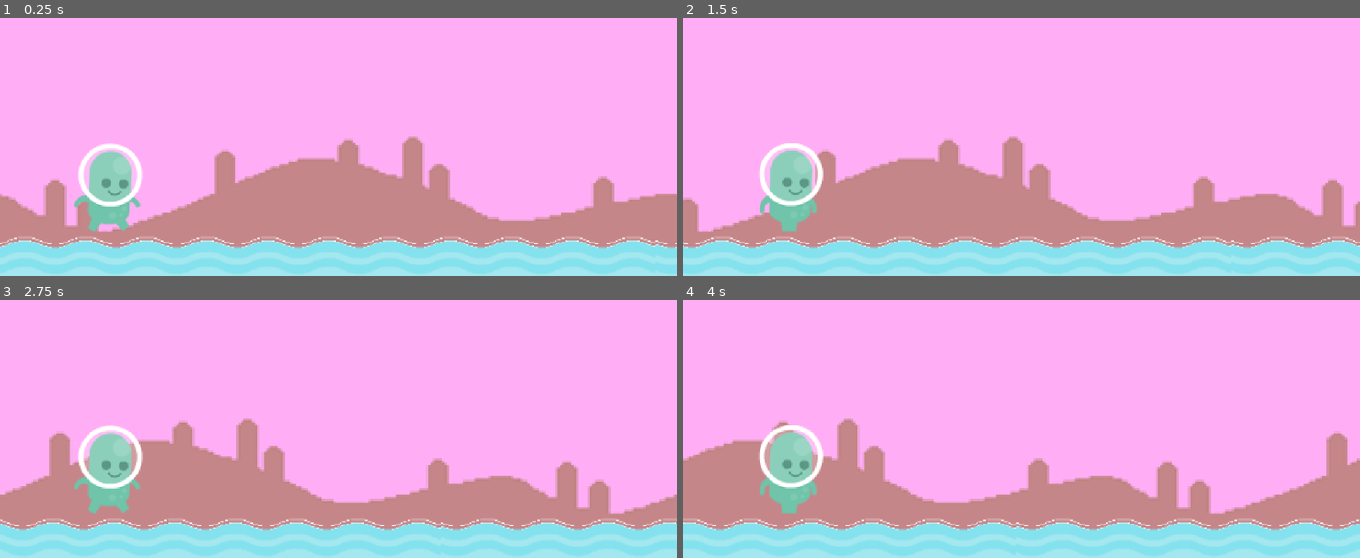
Above: before the commit, frames 1-4 (two rows, left to right).
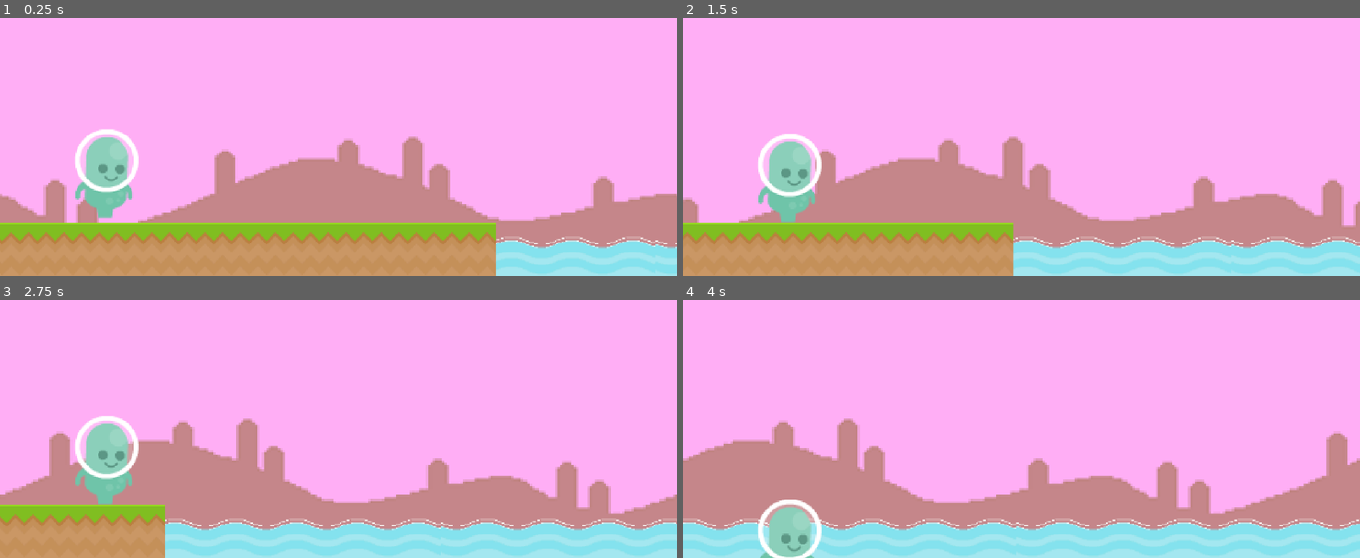
Above: after the commit, the same moments.

Repository: coruja182/zenva-godot-2024-tier-3
Game: Godot game, scene res://Scenes/world.tscn
The game is run twice, just before and just after one commit, with the same random seed, the same clock (stepped at 60 frames per second) and the same inputs.
Inputs:
- Up to frame 1 (0.25 s): no input
- Up to frame 2 (1.5 s): tap Enter (ui_accept) at 0.5, 0.77 s
- Up to frame 3 (2.75 s): tap Enter (ui_accept) at 1.52 s
- Up to frame 4 (4 s): tap Enter (ui_accept) at 3.02, 3.77 s

The runs differ from the first frame. In frame 1, 17% of the frame differs, in the area x 0-74%, y 42-100%; in frame 2, 12%; in frame 3, 6.8%; in frame 4, 3.8%.

Commit message:
chore(intinite scroller): create platform using tilemap

Diff:
--- a/infinite-scroller-project/Scenes/world.tscn
+++ b/infinite-scroller-project/Scenes/world.tscn
@@ -1,10 +1,12 @@
-[gd_scene load_steps=14 format=3 uid="uid://bnx6xqy8q5w85"]
+[gd_scene load_steps=17 format=3 uid="uid://bnx6xqy8q5w85"]
 
 [ext_resource type="Texture2D" uid="uid://b8p0w5650fwus" path="res://Assets/images/background.png" id="1_a02cp"]
 [ext_resource type="Script" uid="uid://clbqg6q0r4bse" path="res://Scripts/parallax_bg.gd" id="1_go701"]
 [ext_resource type="Texture2D" uid="uid://bn8qs6ola1pym" path="res://Assets/images/water.png" id="3_5a7ea"]
 [ext_resource type="Texture2D" uid="uid://dbnn275pk338d" path="res://Assets/images/player_spritesheet.png" id="4_8j60k"]
 [ext_resource type="Script" uid="uid://bf11ru55xa735" path="res://Scripts/player.gd" id="4_fo5ed"]
+[ext_resource type="Texture2D" uid="uid://d1rbts8l8aguc" path="res://Assets/images/floor.png" id="6_5ukr8"]
+[ext_resource type="Script" uid="uid://c1ps6lye00cep" path="res://Scripts/platform.gd" id="7_o06y3"]
 
 [sub_resource type="AtlasTexture" id="AtlasTexture_fo5ed"]
 atlas = ExtResource("4_8j60k")
@@ -53,8 +55,16 @@
 radius = 16.0
 height = 66.0
 
-[sub_resource type="RectangleShape2D" id="RectangleShape2D_8j60k"]
-size = Vector2(287, 20)
+[sub_resource type="TileSetAtlasSource" id="TileSetAtlasSource_o06y3"]
+texture = ExtResource("6_5ukr8")
+texture_region_size = Vector2i(40, 40)
+0:0/0 = 0
+0:0/0/physics_layer_0/polygon_0/points = PackedVector2Array(-20, -20, 20, -20, 20, 20, -20, 20)
+
+[sub_resource type="TileSet" id="TileSet_fo5ed"]
+tile_size = Vector2i(40, 40)
+physics_layer_0/collision_layer = 1
+sources/1 = SubResource("TileSetAtlasSource_o06y3")
 
 [node name="World" type="Node2D"]
 
@@ -81,21 +91,19 @@
 stretch_mode = 1
 
 [node name="Player" type="CharacterBody2D" parent="."]
-position = Vector2(81, 179)
+position = Vector2(80, 152)
 script = ExtResource("4_fo5ed")
 
 [node name="AnimatedSprite2D" type="AnimatedSprite2D" parent="Player"]
 position = Vector2(0, -2)
 sprite_frames = SubResource("SpriteFrames_5a7ea")
-autoplay = "default"
-frame_progress = 0.0561109
+frame_progress = 0.825301
 
 [node name="CollisionShape2D" type="CollisionShape2D" parent="Player"]
 position = Vector2(0, -1)
 shape = SubResource("CapsuleShape2D_8j60k")
 
-[node name="StaticBody2D" type="StaticBody2D" parent="."]
-
-[node name="CollisionShape2D" type="CollisionShape2D" parent="StaticBody2D"]
-position = Vector2(144, 233)
-shape = SubResource("RectangleShape2D_8j60k")
+[node name="Platform" type="TileMapLayer" parent="."]
+position = Vector2(0, 216)
+tile_set = SubResource("TileSet_fo5ed")
+script = ExtResource("7_o06y3")
--- /dev/null
+++ b/infinite-scroller-project/Scripts/platform.gd
@@ -0,0 +1,19 @@
+extends TileMapLayer
+class_name Platform
+
+
+var speed: int = 100
+var platform_size: int = 10
+
+
+func _physics_process(delta: float) -> void:
+	position.x -= speed * delta
+
+
+func _ready():
+	# Creating the platform programmatically
+	for i in range(0, platform_size):
+		var l_coords = Vector2i(i, 0)
+		var l_source_id = 1
+		var l_atlas_coords = Vector2i.ZERO
+		set_cell(l_coords, l_source_id, l_atlas_coords)
Not shown, added: infinite-scroller-project/Scripts/platform.gd.uid
